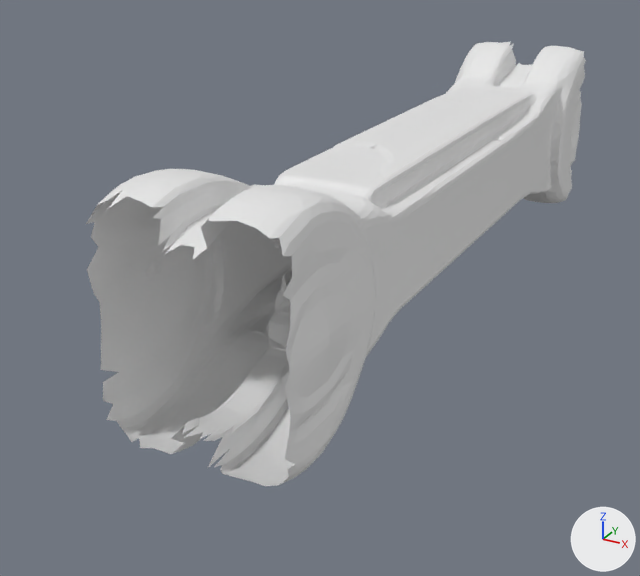
An edit to the OBJ model assets/robot/upper.obj, drawn before and after from the same camera.
Rendered twice from a 50 mm camera at (0.1, -0.353, 0.083) aimed at (-0.019, -0.138, -0.025). The lights are fixed; the arrows at lower right show +X, +Y and +Z. The first picture is the older version. Where no turn or scale is listed for an object, it has been applied to the vertices. Vertices at exactly the same position are counted once.

In view in the first picture: 'upper'.
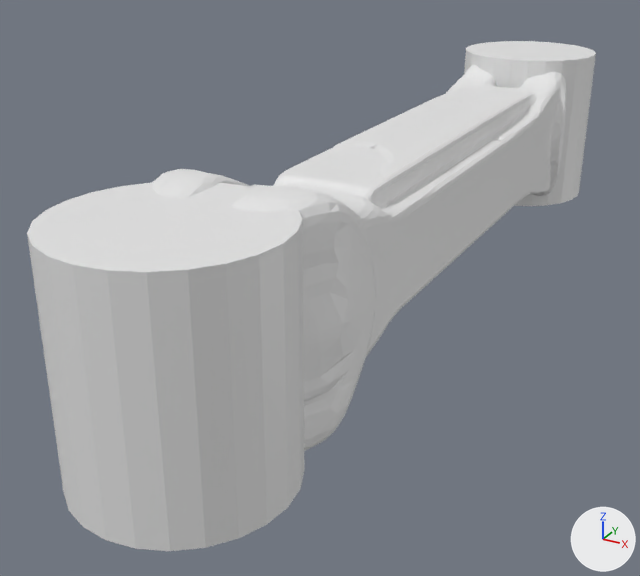
What the commit changed:
me_upper is used by ob_upper; location (0.0, 0.0, 0.0).
me_upper had 2864 vertices, 5565 faces and spanned x -0.024..0.024, y -0.23..0.0, z -0.031..0.031.
me_upper now has 2964 vertices, 5757 faces and spans x -0.025..0.025, y -0.255..0.025, z -0.029..0.03.
me_upper part 1: a new loose piece, a 24-sided cylinder along z spanning x -0.025..0.025, y -0.025..0.025, z -0.028..0.028.
me_upper part 2: 395 vertices moved from x -0.024..0.024, y -0.024..0.0, z -0.031..0.031 to x -0.022..0.022, y -0.024..0.0, z -0.027..0.027; 10 vertices removed from x -0.009..0.007, y -0.023..-0.008, z -0.029..0.029; 10 vertices added at x -0.006..0.006, y -0.023..-0.007, z -0.024..0.025.
me_upper part 3: 328 vertices moved from x -0.024..0.024, y -0.23..-0.206, z -0.031..0.031 to x -0.022..0.022, y -0.23..-0.206, z -0.029..0.03; 8 vertices removed from x -0.01..0.007, y -0.228..-0.206, z 0.023..0.03; 58 vertices added at x -0.025..0.025, y -0.255..-0.205, z -0.028..0.028.

Boxes (x1, y1, x2, y2) around the edits, measured in the pictures (640 x 576 px; the box of a moved part takes in the faces that stretch with it):
'upper', reshaped (14% wider, 15% taller): before (86, 42, 586, 486); after (27, 41, 596, 551)
part 1 of me_upper, added: after (464, 41, 596, 206)
part 2 of me_upper, moved or reshaped (mostly hidden afterwards): before (454, 42, 586, 203); after (465, 65, 566, 196)
part 3 of me_upper, moved or reshaped: before (86, 169, 348, 486); after (27, 169, 348, 551)
